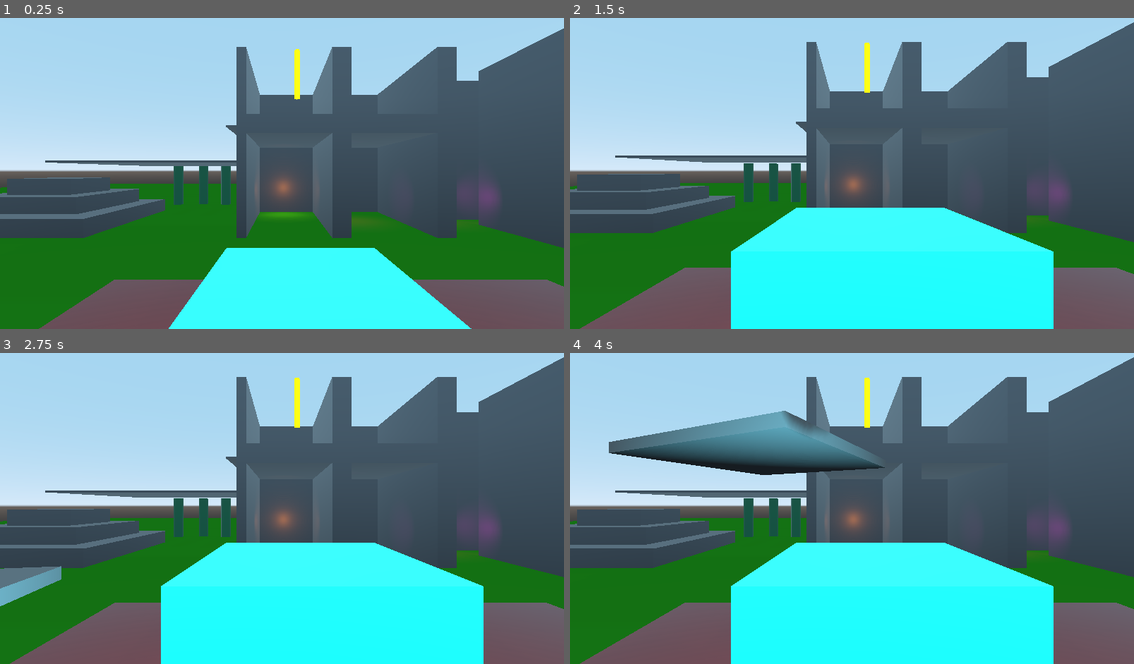
Above: before the commit, frames 1-4 (two rows, left to right).
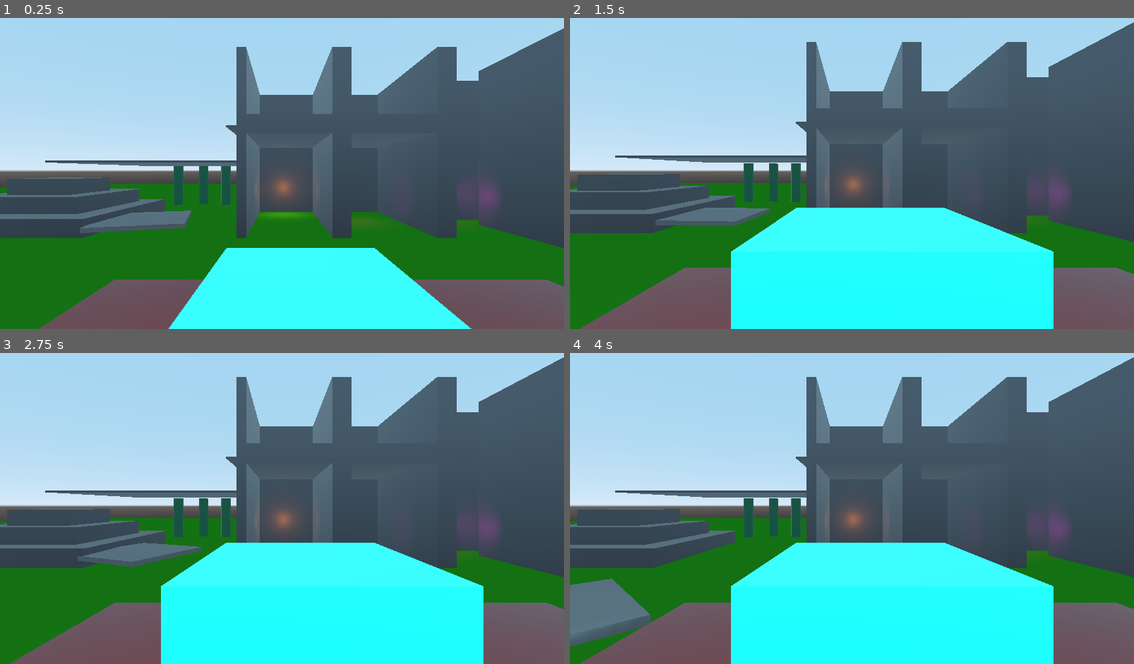
Above: after the commit, the same moments.

Repository: binaryorange/ECC
Game: Godot game, scene res://Testing.tscn
Two runs of this game, one before a commit and one after it. Both use one fixed random seed, a clock stepped at 60 frames per second and the inputs below.
Inputs (mouse positions are in pixels of both pictures, inside the frame that each line leads up to):
- Up to frame 1 (0.25 s): no input
- Up to frame 2 (1.5 s): move the mouse to (976, 154) at 0.52 s; hold Mouse wheel up (mouse_zoom_in) 0.53-1.28 s; click (976, 154) at 0.67 s; move the mouse to (739, 185) at 1.27 s; tap Mouse wheel down (mouse_zoom_out) at 1.35 s; click (739, 185) at 1.42 s
- Up to frame 3 (2.75 s): tap Enter at 2 s; move the mouse to (338, 436) at 2.02 s; hold Mouse wheel up (mouse_zoom_in) from 2.03 s (still down); click (338, 436) at 2.17 s
- Up to frame 4 (4 s): move the mouse to (823, 567) at 2.77 s; release Mouse wheel up (mouse_zoom_in) at 2.78 s; tap Mouse wheel down (mouse_zoom_out) at 2.85 s; click (823, 567) at 2.92 s; move the mouse to (1021, 552) at 3.52 s; hold Mouse wheel up (mouse_zoom_in) from 3.53 s (still down); click (1021, 552) at 3.67 s

The runs differ from the first frame. In frame 1, 1.0% of the frame differs, in the area x 14-54%, y 9-69%; in frame 2, 0.9%; in frame 3, 2.0%; in frame 4, 7.8%, in the area x 0-56%, y 7-95%.

Commit message:
Better Platform Handling
Improved detection on whether or not an entity is currently on a moving and/or rotating platform.

Diff:
--- a/MovingPlatform.gd
+++ b/MovingPlatform.gd
@@ -12,7 +12,7 @@
 var change_parent = false
 var reparenting = false
 var on_platform
-var player
+var entity
 var offset = Vector3.ZERO
 var initial_pos = Vector3()
 
@@ -33,32 +33,26 @@
 	if RotatePlatform:
 		self.rotate_y(RotateSpeed * delta)
 
-		var distance = initial_pos - destination
-		var current_pos = self.global_transform.origin
-
-		# if the player is on the platform and it is rotating, we want to make sure we
-		# allow the player to retain independent rotation when they are moving on the platform
-		if player:
-
-			# ensure we are actually ON the platform
-			if on_platform:
-
-				# ensure we are moving
-				if player.h != 0 or player.v != 0:
-					player.set_rotation(player.rotation - self.rotation)
-
+		# if the entity is on the platform and it is rotating, we want to make sure we
+		# allow the entity to retain independent rotation when they are moving on the platform
+		if entity and entity.on_platform:
+			# ensure we are moving
+			if entity.h != 0 or entity.v != 0:
+				entity.set_rotation(entity.rotation - rotation)
 
 func _init_moving():
 
-	tween.interpolate_property(self, "translation", initial_pos, destination, TravelDuration, Tween.TRANS_QUAD, Tween.EASE_IN_OUT, IdleDuration)
-	tween.interpolate_property(self, "translation", destination, initial_pos, TravelDuration, Tween.TRANS_QUAD, Tween.EASE_IN_OUT, TravelDuration + IdleDuration * 2)
+	tween.interpolate_property(self, "translation", initial_pos, destination, TravelDuration, Tween.TRANS_EXPO, Tween.EASE_IN_OUT, IdleDuration)
+	tween.interpolate_property(self, "translation", destination, initial_pos, TravelDuration, Tween.TRANS_EXPO, Tween.EASE_IN_OUT, TravelDuration + IdleDuration * 2)
 	tween.start()
 
 func _on_EnterPlatform_body_entered(body):
 	if body.is_in_group("inherit_platform") and !change_parent and !reparenting:
-		change_parent = true
-		reparenting = true
-		call_deferred("do_enter", body)
+		if !body.on_platform:
+			body.on_platform = true
+			change_parent = true
+			reparenting = true
+			call_deferred("do_enter", body)
 
 func do_enter(body):
 		var t = body.global_transform
@@ -67,20 +61,22 @@
 		body.global_transform = t
 		reparenting = false
 		on_platform = true
-		player = get_node(body.name)
+		entity = get_node(body.name)
 
 
 func do_exit(body):
-
 		on_platform = false
 		var t = body.global_transform
 		self.remove_child(body)
 		get_parent().add_child(body)
 		body.global_transform = t
 		reparenting = false
+		entity = null
 
 func _on_EnterPlatform_body_exited(body):
 	if body.is_in_group("inherit_platform") and change_parent and !reparenting:
-		change_parent = false
-		reparenting = true
-		call_deferred("do_exit", body)
+		if body.on_platform:
+			body.on_platform = false
+			change_parent = false
+			reparenting = true
+			call_deferred("do_exit", body)
--- a/Player.gd
+++ b/Player.gd
@@ -20,7 +20,6 @@
 var hv
 var oldRot
 var character
-var snap = Vector3(0, 1, 0)
 
 var camera
 var is_jumping = false
@@ -74,28 +73,12 @@
 	velocity.y = yVelocity
 	velocity.z = hv.z
 
-	velocity = move_and_slide_with_snap(velocity, snap, Vector3(0, 1, 0))
+	velocity = move_and_slide(velocity, Vector3(0, 1, 0))
 
 	if is_on_floor():
 		if Input.is_action_just_pressed("jump") and !is_jumping:
 			yVelocity = JumpForce
 			is_jumping = true
-
-
-	if $FloorTester.is_colliding():
-		is_grounded = true
-	else:
-		is_grounded = false
-
-	if !on_platform:
-		moveSpeed = MoveSpeed
-
-
-	# change snap depending on jumping state
-	if is_jumping:
-		snap = Vector3.ZERO
-	else:
-		snap = Vector3(0, 1, 0)
 
 	# limit the y speed
 	if yVelocity <= TerminalVelocity:
--- a/Testing.tscn
+++ b/Testing.tscn
@@ -42,20 +42,18 @@
 ZoomDelay = 0.25
 
 [node name="MovingPlatform" parent="." instance=ExtResource( 6 )]
-transform = Transform( 1, 0, 0, 0, 1, 0, 0, 0, 1, 0, 1, -50 )
+transform = Transform( 1, 0, 0, 0, 1, 0, 0, 0, 1, 0, 25, -50 )
 RotatePlatform = true
-RotateSpeed = -0.5
 
 [node name="Destination Marker" parent="MovingPlatform" index="2"]
-transform = Transform( 1, 0, 0, 0, 1, 0, 0, 0, 1, -18, 12, 24 )
+transform = Transform( 1, 0, 0, 0, 1, 0, 0, 0, 1, 0, -24, 0 )
 
 [node name="MovingPlatform2" parent="." instance=ExtResource( 6 )]
-transform = Transform( 1, 0, 0, 0, 1, 0, 0, 0, 1, -36, 1, -50 )
+transform = Transform( 1, 0, 0, 0, 1, 0, 0, 0, 1, 0, 1, -15 )
 RotatePlatform = true
-RotateSpeed = -0.5
 
 [node name="Destination Marker" parent="MovingPlatform2" index="2"]
-transform = Transform( 1, 0, 0, 0, 1, 0, 0, 0, 1, 0, 19, 0 )
+transform = Transform( 1, 0, 0, 0, 1, 0, 0, 0, 1, 0, 0, -24 )
 
 [node name="Floor" type="MeshInstance" parent="."]
 transform = Transform( 100, 0, 0, 0, 0.5, 0, 0, 0, 100, 0, -0.5, 0 )
